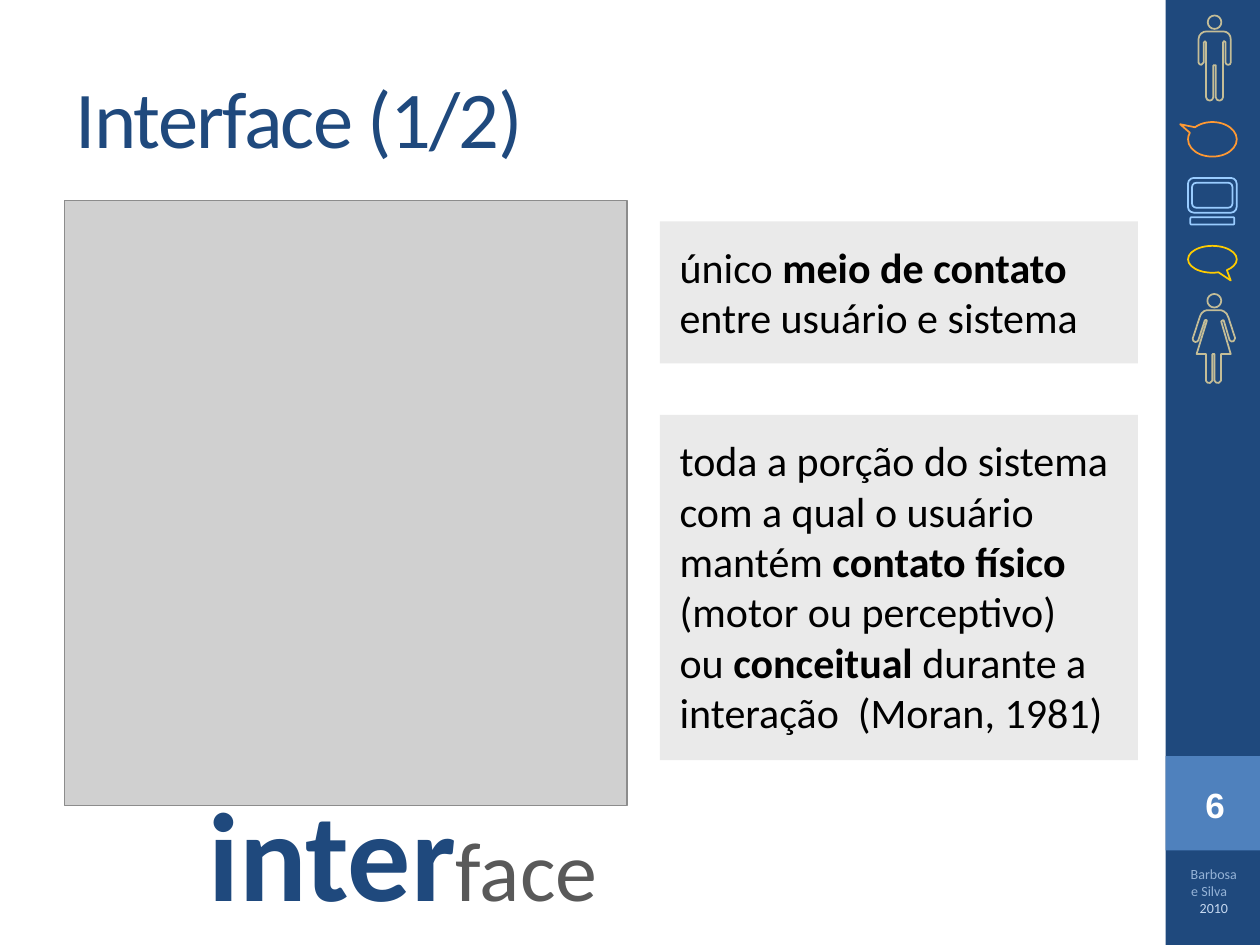
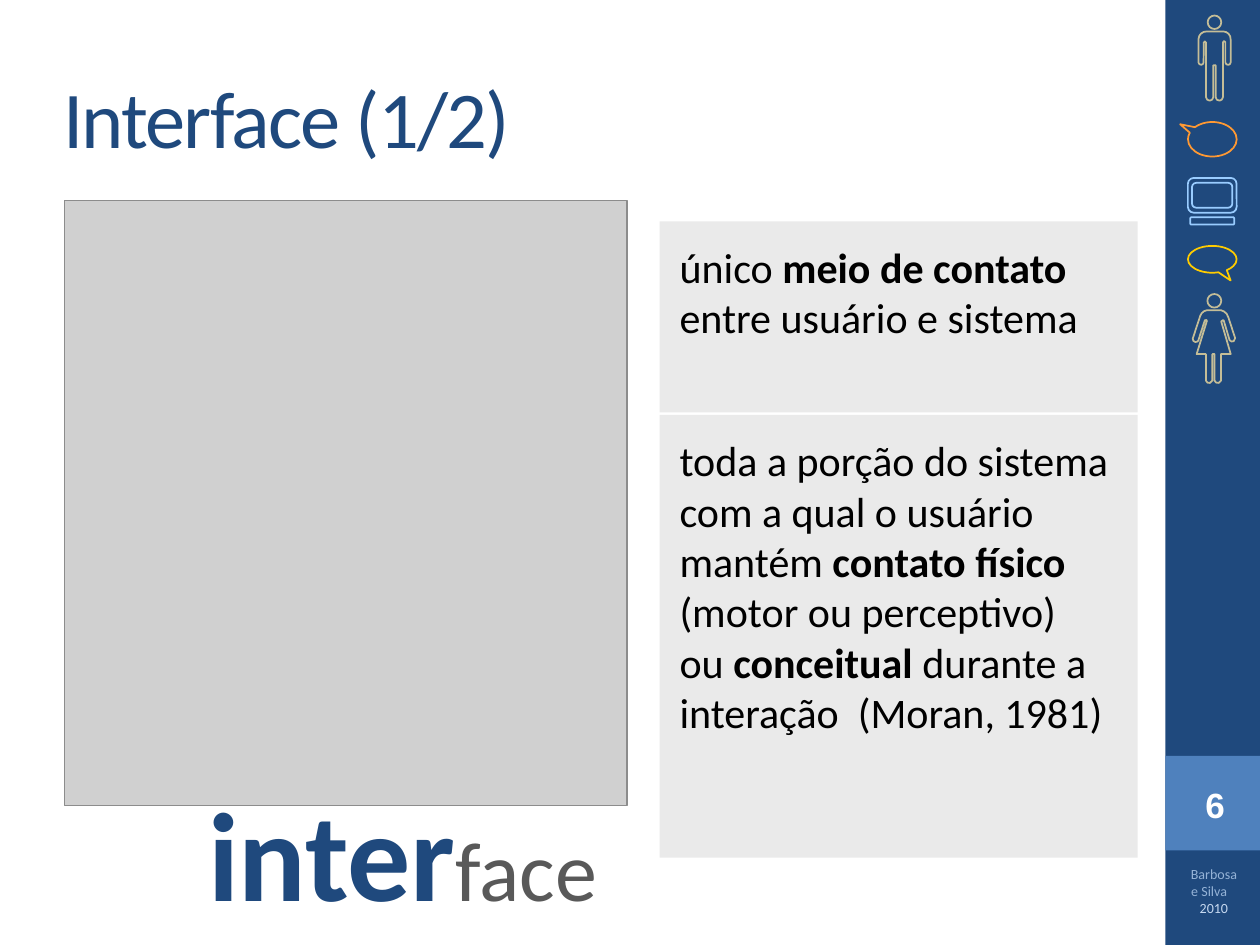
Before and after one commit to vodiniz/aulas, a slide deck: slide 6 of 2_periodo/IHC/cap2.pptx. Drawn at 1260x945 pixels with LibreOffice and Linux fonts; fonts in the diff are those of the drawing; grey boxes stand for pictures. Boxes give left, top, right and bottom in pixels: in the first picture for what was removed or moved away, otherwise in the second. Text is boxed around its words. In the diff, an @@ line names an element or a change of style, - is before the commit and + after.

```diff
--- a/2_periodo/IHC/cap2.pptx
+++ b/2_periodo/IHC/cap2.pptx
@@ freeform shape at (1198, 15, 1231, 101): outline redrawn @@
@@ title "Interface (1/2)": place and size @@
-title "Interface (1/2)" at (76, 89, 522, 159)
+title "Interface (1/2)" at (63, 89, 509, 159)
@@ rectangle "único meio de contato entre ...": place and size @@
-rectangle "único meio de contato entre ..." at (660, 222, 1138, 364)
+rectangle "único meio de contato entre ..." at (660, 222, 1138, 412)
@@ rectangle "toda a porção do sistema ...": place and size @@
-rectangle "toda a porção do sistema ..." at (660, 415, 1138, 760)
+rectangle "toda a porção do sistema ..." at (660, 415, 1138, 857)
```
Also in this commit, not shown: 18 other slides changed, 9 other files.
